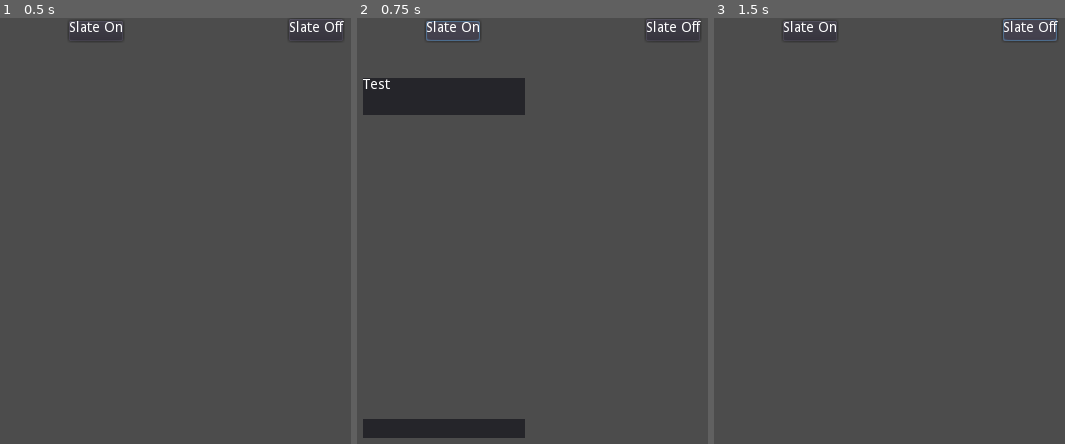
Above: before the commit, frames 1-3 (left to right).
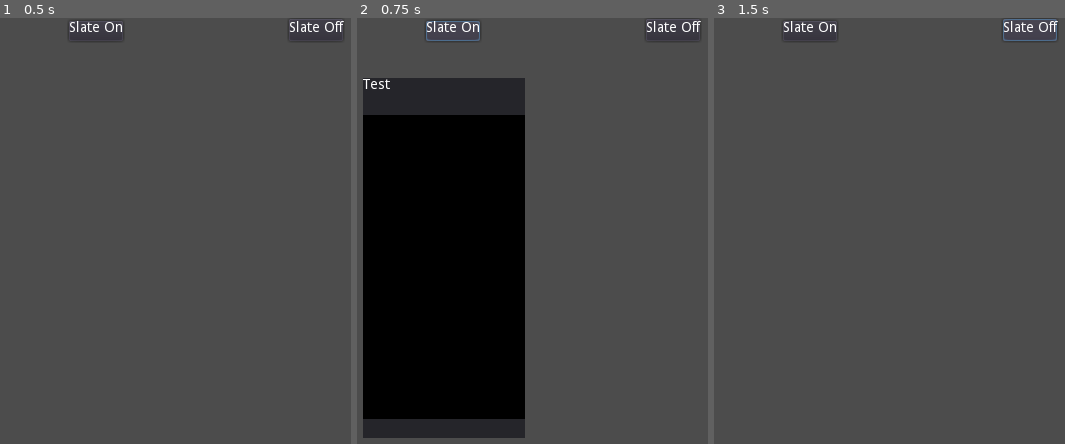
Above: after the commit, the same moments.

Repository: ThomasApplewhite/LexGame
Game: Godot game, scene res://Scripts_Scenes/TestScenes/ConversationEntryTester.tscn
Same seed, same stepped clock (60 frames per second), same inputs: the game is played once before the commit and once after it.
Inputs:
- Up to frame 1 (0.5 s): no input
- Up to frame 2 (0.75 s): click "Slate On" at 0.5 s
- Up to frame 3 (1.5 s): click "Slate Off" at 1.25 s

Frame 1 is identical in both runs. In frame 2, 33% of the frame differs, in the area x 1-48%, y 22-95%; in frame 3, nothing differs.

Commit message:
Small formatting adjustments to ConversationAppSlate

Diff:
--- a/Scripts_Scenes/PhoneScenes/AppSlates/GameplayAppSlates/TextMessenger/ConversationAppSlate.gd
+++ b/Scripts_Scenes/PhoneScenes/AppSlates/GameplayAppSlates/TextMessenger/ConversationAppSlate.gd
@@ -5,8 +5,8 @@
 
 var prompt_completed_receiver_name = "_on_PromptControl_completed"
 
-onready var text_parent_control = $VBoxContainer/TextControl/TextVBoxContainer/ScrollContainer/MessageVBoxContainer
-onready var prompt_parent_control = $VBoxContainer/TextControl/TextVBoxContainer/PromptControl
+onready var text_parent_control = $ContentControl/TextControl/TextVBoxContainer/ScrollContainer/MessageVBoxContainer
+onready var prompt_parent_control = $ContentControl/TextControl/TextVBoxContainer/PromptControl
 
 var convoJSON_resource : Resource
 var convo_parser #ConversationParser
@@ -52,7 +52,7 @@
 
 func display_pregenerated_data():
 	# for right now, just update the Mock Partner Label
-	$VBoxContainer/HeaderControl/Panel/MockPartnerLabel.text = convo_parser.conversation_partner
+	$ContentControl/HeaderControl/Panel/MockPartnerLabel.text = convo_parser.conversation_partner
 
 	# If the starting_convo_index is invalid, don't display anything
 	if(starting_convo_index < 0):
--- a/Scripts_Scenes/PhoneScenes/AppSlates/GameplayAppSlates/TextMessenger/ConversationAppSlate.tscn
+++ b/Scripts_Scenes/PhoneScenes/AppSlates/GameplayAppSlates/TextMessenger/ConversationAppSlate.tscn
@@ -13,32 +13,51 @@
 margin_bottom = 180.0
 script = ExtResource( 1 )
 
-[node name="VBoxContainer" type="VBoxContainer" parent="."]
+[node name="BackgroundColorRect" type="ColorRect" parent="."]
+anchor_right = 1.0
+anchor_bottom = 1.0
+color = Color( 0, 0, 0, 1 )
+
+[node name="ContentControl" type="Control" parent="."]
 anchor_right = 1.0
 anchor_bottom = 1.0
 size_flags_horizontal = 3
 size_flags_vertical = 3
 
-[node name="HeaderControl" type="Control" parent="VBoxContainer"]
+[node name="HeaderControl" type="Control" parent="ContentControl"]
 margin_right = 162.0
 margin_bottom = 37.0
 size_flags_horizontal = 3
 size_flags_vertical = 3
 
-[node name="Panel" type="Panel" parent="VBoxContainer/HeaderControl"]
+[node name="Panel" type="Panel" parent="ContentControl/HeaderControl"]
 anchor_right = 1.0
 anchor_bottom = 1.0
 size_flags_horizontal = 3
 size_flags_vertical = 3
 
-[node name="MockPartnerLabel" type="Label" parent="VBoxContainer/HeaderControl/Panel"]
+[node name="MockPartnerLabel" type="Label" parent="ContentControl/HeaderControl/Panel"]
 anchor_right = 1.0
 anchor_bottom = 1.0
 size_flags_horizontal = 3
 size_flags_vertical = 7
 text = "TEXT TEXT TEXT TEXT TEXT TEXT TEXT"
 
-[node name="TextControl" type="Control" parent="VBoxContainer"]
+[node name="FooterControl" type="Control" parent="ContentControl"]
+margin_top = 341.0
+margin_right = 162.0
+margin_bottom = 360.0
+size_flags_horizontal = 3
+size_flags_vertical = 3
+size_flags_stretch_ratio = 0.5
+
+[node name="Panel" type="Panel" parent="ContentControl/FooterControl"]
+anchor_right = 1.0
+anchor_bottom = 1.0
+size_flags_horizontal = 3
+size_flags_vertical = 3
+
+[node name="TextControl" type="Control" parent="ContentControl"]
 margin_top = 41.0
 margin_right = 162.0
 margin_bottom = 337.0
@@ -46,43 +65,29 @@
 size_flags_vertical = 3
 size_flags_stretch_ratio = 8.0
 
-[node name="TextVBoxContainer" type="VBoxContainer" parent="VBoxContainer/TextControl"]
+[node name="TextVBoxContainer" type="VBoxContainer" parent="ContentControl/TextControl"]
 anchor_right = 1.0
 anchor_bottom = 1.0
 size_flags_horizontal = 3
 size_flags_vertical = 3
 
-[node name="ScrollContainer" type="ScrollContainer" parent="VBoxContainer/TextControl/TextVBoxContainer"]
+[node name="ScrollContainer" type="ScrollContainer" parent="ContentControl/TextControl/TextVBoxContainer"]
 margin_right = 162.0
 margin_bottom = 212.0
 size_flags_horizontal = 3
 size_flags_vertical = 3
 size_flags_stretch_ratio = 8.0
 
-[node name="MessageVBoxContainer" type="VBoxContainer" parent="VBoxContainer/TextControl/TextVBoxContainer/ScrollContainer"]
+[node name="MessageVBoxContainer" type="VBoxContainer" parent="ContentControl/TextControl/TextVBoxContainer/ScrollContainer"]
 margin_right = 162.0
 margin_bottom = 212.0
 size_flags_horizontal = 3
 size_flags_vertical = 3
 
-[node name="PromptControl" type="Control" parent="VBoxContainer/TextControl/TextVBoxContainer"]
+[node name="PromptControl" type="Control" parent="ContentControl/TextControl/TextVBoxContainer"]
 margin_top = 216.0
 margin_right = 162.0
 margin_bottom = 296.0
 size_flags_horizontal = 3
 size_flags_vertical = 3
 size_flags_stretch_ratio = 3.0
-
-[node name="FooterControl" type="Control" parent="VBoxContainer"]
-margin_top = 341.0
-margin_right = 162.0
-margin_bottom = 360.0
-size_flags_horizontal = 3
-size_flags_vertical = 3
-size_flags_stretch_ratio = 0.5
-
-[node name="Panel" type="Panel" parent="VBoxContainer/FooterControl"]
-anchor_right = 1.0
-anchor_bottom = 1.0
-size_flags_horizontal = 3
-size_flags_vertical = 3
Not shown, changed: Documentation/Phone/AppSlates/TextMessegeAppSlate/ConversationAppSlate.md
